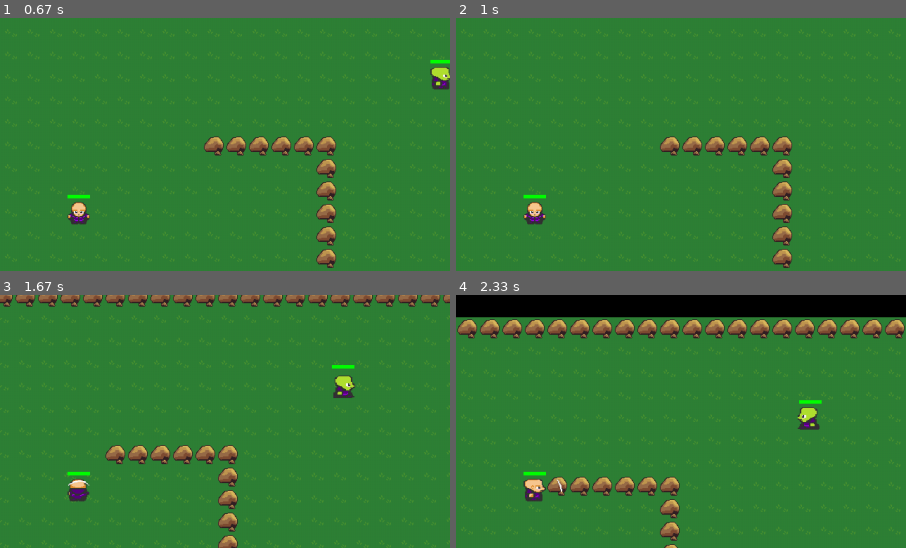
Above: before the commit, frames 1-4 (two rows, left to right).
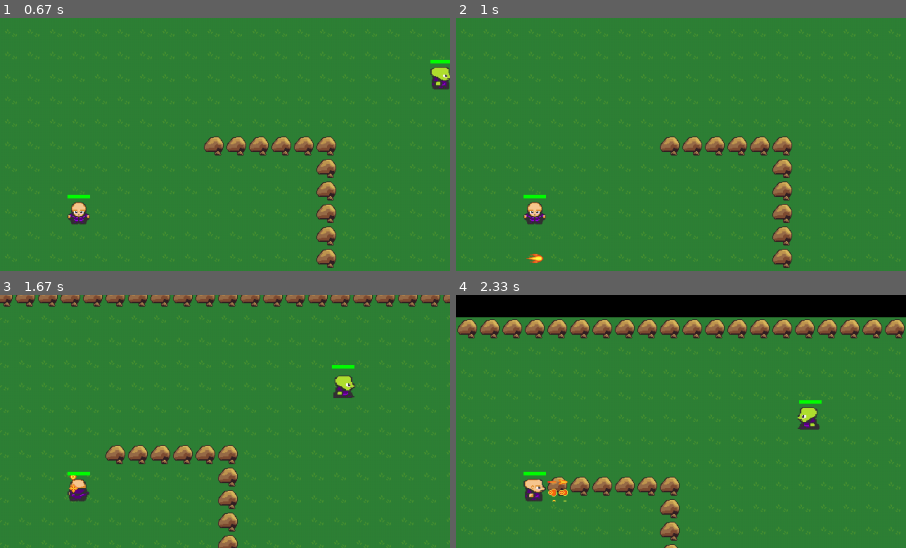
Above: after the commit, the same moments.

Repository: timkerekes/pygame_rpg
Game: pygame game, started from main.py
Two runs of this game, one before a commit and one after it. Both use one fixed random seed, a clock stepped at 60 frames per second and the inputs below.
Inputs (mouse positions are % of the whole screen's width and height, from its top left):
- Up to frame 1 (0.67 s): click (50, 67) at 0.38 s
- Up to frame 2 (1 s): tap Space at 0.67 s
- Up to frame 3 (1.67 s): hold Right 1-1.47 s; tap Space at 1.07, 1.37, 1.57 s; hold Up from 1.5 s (still down)
- Up to frame 4 (2.33 s): release Up at 1.8 s; hold Right 1.83-2.3 s; tap Space at 1.9, 2.2 s
The pictures show only the part of the screen within x 50-100%, y 8-58%; the shares and areas given below are measured in that part.

Frame 1 is identical in both runs. In frame 2, 0.1% of the frame differs, in the area x 15-20%, y 93-97%; in frame 3, 0.1%; in frame 4, 0.2%, in the area x 20-25%, y 72-82%.

Commit message:
fireball

Diff:
--- /dev/null
+++ b/fireball.py
@@ -0,0 +1,101 @@
+import pygame
+import math
+
+from config import *
+
+
+class Fireball(pygame.sprite.Sprite):
+    def __init__(self, game, x, y):
+
+        self.game = game
+        self._layer = PLAYER_LAYER
+        self.groups = self.game.all_sprites, self.game.attacks
+        pygame.sprite.Sprite.__init__(self, self.groups)
+
+        self.x = x
+        self.y = y
+        self.width = TILESIZE
+        self.height = TILESIZE
+
+        self.animation_loop = 0
+        self.fireball_distance = 0
+
+        self.image = self.game.fireball_spritesheet.get_sprite(
+            0, 0, self.width, self.height)
+
+        self.rect = self.image.get_rect()
+        self.rect.x = self.x
+        self.rect.y = self.y
+
+        self.right_animations = [self.game.fireball_spritesheet.get_sprite(448, 208, self.width, self.height),
+                                 self.game.fireball_spritesheet.get_sprite(
+            448, 100, self.width, self.height),
+            self.game.fireball_spritesheet.get_sprite(
+            448, 100, self.width, self.height),
+            self.game.fireball_spritesheet.get_sprite(
+            448, 100, self.width, self.height),
+            self.game.fireball_spritesheet.get_sprite(448, 100, self.width, self.height)]
+
+        self.down_animations = [self.game.fireball_spritesheet.get_sprite(448, 192, self.width, self.height),
+                                self.game.fireball_spritesheet.get_sprite(
+            456, 192, self.width, self.height),
+            self.game.fireball_spritesheet.get_sprite(
+            464, 192, self.width, self.height),
+            self.game.fireball_spritesheet.get_sprite(
+            472, 192, self.width, self.height),
+            self.game.fireball_spritesheet.get_sprite(480, 192, self.width, self.height)]
+
+        self.left_animations = [self.game.fireball_spritesheet.get_sprite(26, 616, self.width, self.height),
+                                self.game.fireball_spritesheet.get_sprite(
+            620, 100, self.width, self.height),
+            self.game.fireball_spritesheet.get_sprite(
+            624, 100, self.width, self.height),
+            self.game.fireball_spritesheet.get_sprite(
+            628, 100, self.width, self.height),
+            self.game.fireball_spritesheet.get_sprite(632, 100, self.width, self.height)]
+
+        self.up_animations = [self.game.fireball_spritesheet.get_sprite(26, 616, self.width, self.height),
+                              self.game.fireball_spritesheet.get_sprite(
+            620, 100, self.width, self.height),
+            self.game.fireball_spritesheet.get_sprite(
+            624, 100, self.width, self.height),
+            self.game.fireball_spritesheet.get_sprite(
+            628, 100, self.width, self.height),
+            self.game.fireball_spritesheet.get_sprite(632, 100, self.width, self.height)]
+
+    def update(self):
+        self.animate()
+        self.collide()
+
+    def collide(self):
+        hits = pygame.sprite.spritecollide(self, self.game.enemies, False)
+
+    def animate(self):
+        direction = self.game.player.facing
+
+        if direction == 'up':
+            self.image = self.up_animations[math.floor(self.animation_loop)]
+            self.animation_loop += 0.5
+            if self.animation_loop >= 5:
+                self.kill()
+
+        if direction == 'down':
+            self.image = self.down_animations[math.floor(self.animation_loop)]
+            self.animation_loop += 0.5
+            if self.animation_loop >= 5:
+                self.animation_loop = 0
+                self.fireball_distance += 1
+                if self.fireball_distance >= 8:
+                    self.kill()
+
+        if direction == 'left':
+            self.image = self.left_animations[math.floor(self.animation_loop)]
+            self.animation_loop += 0.5
+            if self.animation_loop >= 5:
+                self.kill()
+
+        if direction == 'right':
+            self.image = self.right_animations[math.floor(self.animation_loop)]
+            self.animation_loop += 0.5
+            if self.animation_loop >= 5:
+                self.kill()
--- a/main.py
+++ b/main.py
@@ -8,6 +8,7 @@
 from ground import *
 from button import *
 from attack import *
+from fireball import *
 
 
 class Game:
@@ -23,6 +24,7 @@
         self.terrain_spritesheet = SpriteSheet('img/terrain.png')
         self.enemy_spritesheet = SpriteSheet('img/enemy.png')
         self.attack_spritesheet = SpriteSheet('img/attack.png')
+        self.fireball_spritesheet = SpriteSheet('img/All_Fire_Bullet_Pixel.png')
         self.intro_background = pygame.image.load('img/introbackground.png')
         self.go_background = pygame.image.load('img/gameover.png')
 
@@ -61,17 +63,25 @@
                     self.running = False
                 if event.key == pygame.K_SPACE:
                     if self.player.facing == 'up':
-                        Attack(self, self.player.rect.x,
+                        # Attack(self, self.player.rect.x,
+                        #        self.player.rect.y - TILESIZE)
+                        Fireball(self, self.player.rect.x,
                                self.player.rect.y - TILESIZE)
                     if self.player.facing == 'down':
-                        Attack(self, self.player.rect.x,
-                               self.player.rect.y + TILESIZE)
+                        # Attack(self, self.player.rect.x,
+                        #        self.player.rect.y + TILESIZE)
+                        Fireball(self, self.player.rect.x,
+                               self.player.rect.y + TILESIZE * 2)
                     if self.player.facing == 'left':
-                        Attack(self, self.player.rect.x -
-                               TILESIZE, self.player.rect.y)
+                        # Attack(self, self.player.rect.x -
+                        #        TILESIZE, self.player.rect.y)
+                        Fireball(self, self.player.rect.x - TILESIZE,
+                               self.player.rect.y)
                     if self.player.facing == 'right':
-                        Attack(self, self.player.rect.x +
-                               TILESIZE, self.player.rect.y)
+                        # Attack(self, self.player.rect.x +
+                        #        TILESIZE, self.player.rect.y)
+                        Fireball(self, self.player.rect.x + TILESIZE,
+                               self.player.rect.y)
 
     def update(self):
         # game loop updates
Binary file added: img/All_Fire_Bullet_Pixel.png
